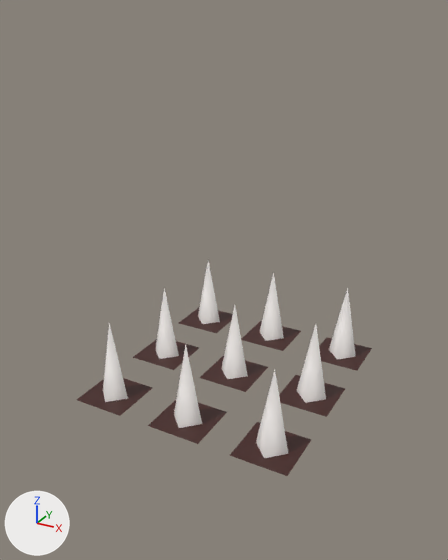
Before and after pictures for a commit that changed the FBX model Assets/Models/Trap/SpikeTrap.fbx.
Camera for both pictures: a 50 mm camera at (0.00868, -0.01653, 0.01174) aimed at (-0.0002, -0.00039, 0.00367). Arrows for +X, +Y and +Z are at lower left; the lights stay in place. Where no turn or scale is listed for an object, it has been applied to the vertices.

Objects in the first picture: 'trap1'.
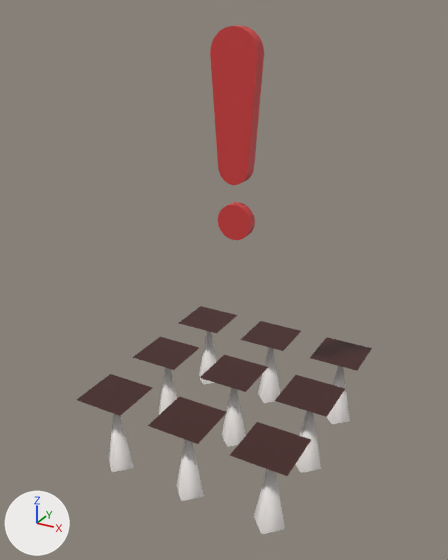
The change in detail:
Material 'lambert19' (mat_lambert19) is new.
Its base color is (0.643, 0.0457, 0.0457) (red #d23c3c).
me_mesh is used by ob_trap1; location (0.0, 0.0, 0.0).
me_mesh had 81 vertices, 45 faces and spanned x -0.00374..0.00374, y -0.00397..0.00397, z -0.00005..0.00272.
me_mesh now has 165 vertices, 143 faces and spans x -0.00374..0.00374, y -0.00397..0.00397, z -0.00283..0.01128.
me_mesh part 1: a new loose piece, a 20-sided cylinder along y spanning x -0.00058..0.00058, y -0.00012..0.00021, z 0.00499..0.00614, in mat_lambert19 (red #d23c3c).
me_mesh part 2: the loose piece of 5 vertices spanning x -0.00336..-0.00229, y -0.00362..-0.00255, z -0.00005..0.00272 is moved by (0.0, 0.0, -0.00278).
me_mesh part 3: the loose piece of 5 vertices spanning x -0.00053..0.00053, y -0.00362..-0.00255, z -0.00005..0.00272 is moved by (0.0, 0.0, -0.00278).
me_mesh part 4: the loose piece of 5 vertices spanning x 0.00233..0.0034, y -0.00362..-0.00255, z -0.00005..0.00272 is moved by (0.0, 0.0, -0.00278).
me_mesh part 5: the loose piece of 5 vertices spanning x -0.00336..-0.00229, y -0.00053..0.00053, z -0.00005..0.00272 is moved by (0.0, 0.0, -0.00278).
me_mesh part 6: the loose piece of 5 vertices spanning x -0.00053..0.00053, y -0.00053..0.00053, z -0.00005..0.00272 is moved by (0.0, 0.0, -0.00278).
me_mesh part 7: the loose piece of 5 vertices spanning x 0.00233..0.0034, y -0.00053..0.00053, z -0.00005..0.00272 is moved by (0.0, 0.0, -0.00278).
me_mesh part 8: the loose piece of 5 vertices spanning x -0.00336..-0.00229, y 0.00255..0.00362, z -0.00005..0.00272 is moved by (0.0, 0.0, -0.00278).
me_mesh part 9: the loose piece of 5 vertices spanning x -0.00053..0.00053, y 0.00255..0.00362, z -0.00005..0.00272 is moved by (0.0, 0.0, -0.00278).
me_mesh part 10: the loose piece of 5 vertices spanning x 0.00233..0.0034, y 0.00255..0.00362, z -0.00005..0.00272 is moved by (0.0, 0.0, -0.00278).
me_mesh part 11: a new loose piece of 44 vertices spanning x -0.00075..0.00075, y -0.00021..0.00021, z 0.00679..0.01128, in mat_lambert19 (red #d23c3c).
me_mesh part 12: the surface is now shaded flat.
me_mesh now uses material mat_lambert19 (red #d23c3c).

Changed parts and their boxes (x1, y1, x2, y2) in the pictures (448 x 560 px; the box of a moved part takes in the faces that stretch with it):
'trap1', reshaped (135% taller): before (77, 260, 372, 476); after (77, 25, 372, 534)
part 1 of me_mesh, added (red): after (218, 202, 255, 240)
part 2 of me_mesh, moved or reshaped: before (103, 323, 128, 402); after (109, 414, 133, 472)
part 3 of me_mesh, moved or reshaped: before (174, 345, 202, 428); after (176, 440, 204, 501)
part 4 of me_mesh, moved or reshaped: before (256, 370, 288, 458); after (254, 469, 285, 534)
part 5 of me_mesh, moved or reshaped: before (156, 288, 179, 359); after (158, 368, 177, 415)
part 6 of me_mesh, moved or reshaped: before (221, 305, 248, 379); after (221, 388, 246, 447)
part 7 of me_mesh, moved or reshaped: before (297, 324, 326, 403); after (296, 411, 321, 473)
part 8 of me_mesh, moved or reshaped: before (198, 260, 220, 324); after (199, 331, 217, 385)
part 9 of me_mesh, moved or reshaped: before (260, 272, 284, 341); after (258, 347, 280, 403)
part 10 of me_mesh, moved or reshaped: before (329, 288, 356, 359); after (327, 366, 350, 424)
part 11 of me_mesh, added (red): after (210, 25, 264, 185)
